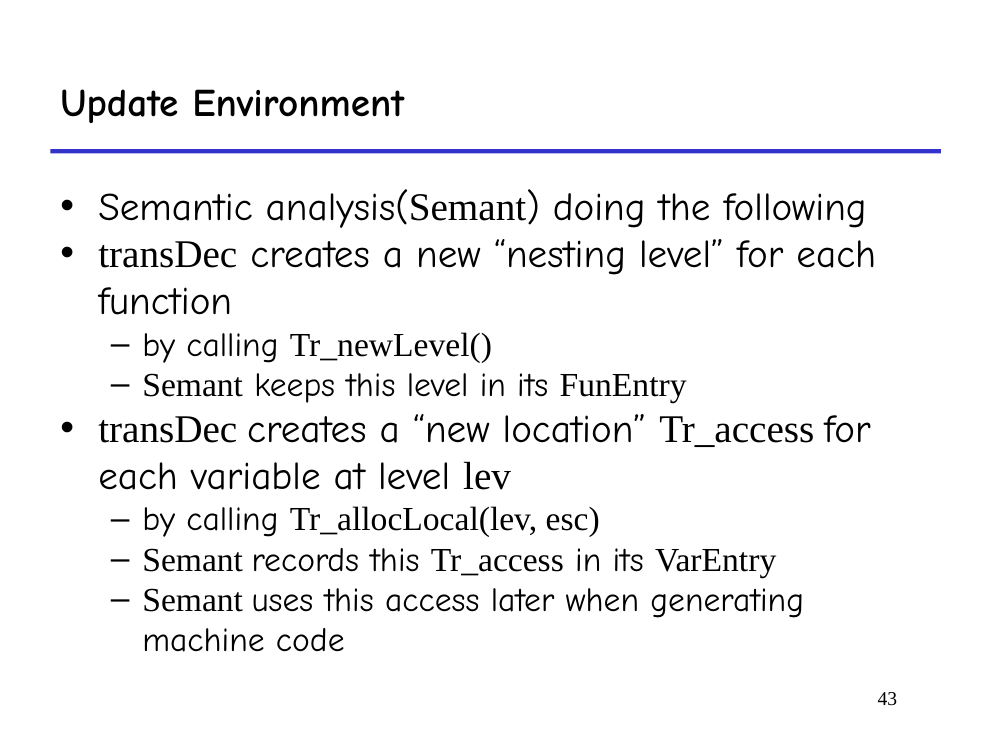
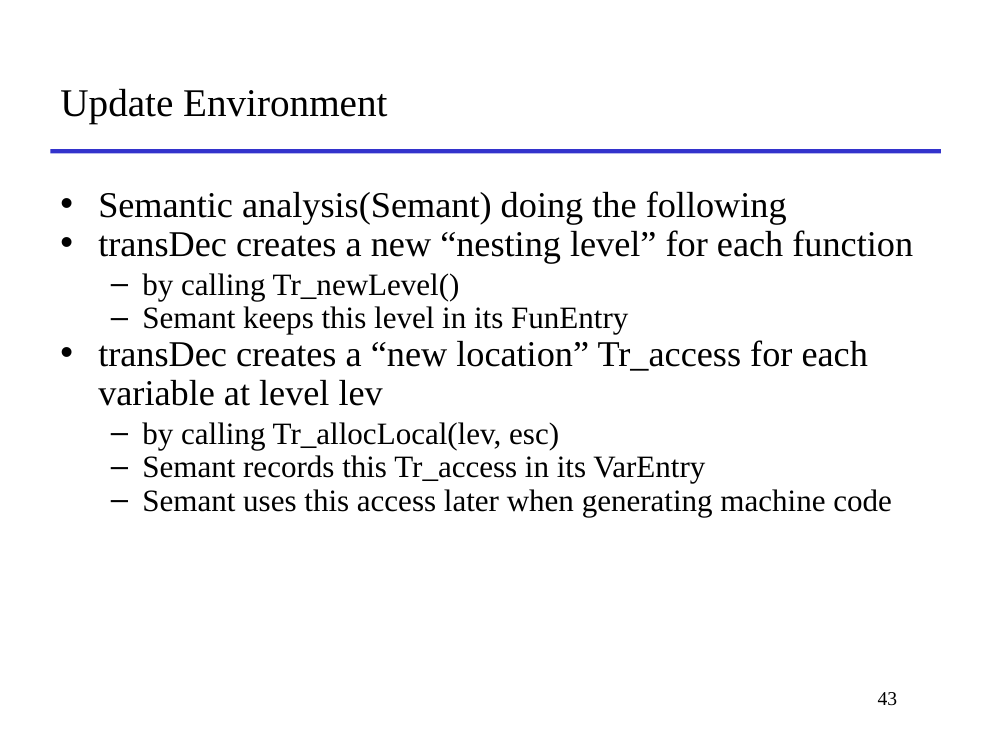
Before and after one commit to yepengpeng-1/2019-2020-autumn-semester, a slide deck: slide 43 of SE-302/slides/12.ppt. Drawn at 1008x756 pixels with LibreOffice and Linux fonts; fonts in the diff are those of the drawing. Boxes give left, top, right and bottom in pixels: in the first picture for what was removed or moved away, otherwise in the second. Text is boxed around its words. In the diff, an @@ line names an element or a change of style, - is before the commit and + after.

```diff
--- a/SE-302/slides/12.ppt
+++ b/SE-302/slides/12.ppt
@@ title "Update Environment" at box(60, 88, 387, 124): font Comic Neue to Times New Roman, bold off @@
@@ text "Semantic analysis(Semant) doing the following" at box(98, 191, 913, 516): size 28 to 25.9 pt in "Semantic analysis(Semant) doing the following", "transDec creates a new “nesting level” for ...", "transDec creates a “new location” Tr_access for ..."; font Comic Neue to Times New Roman in "Semantic analysis(Semant) doing the following", "creates a new “nesting level” for each ...", "by calling", "keeps this level in its" and 4 more places; size 24 to 22.2 pt in "by calling Tr_newLevel()", "Semant keeps this level in its FunEntry", "by calling Tr_allocLocal(lev, esc)", "Semant records this Tr_access in its VarEntry" and 1 more places; line spacing 1 to 0.9 @@
```
Also in this commit, not shown: 45 other slides changed, 1 other file.
